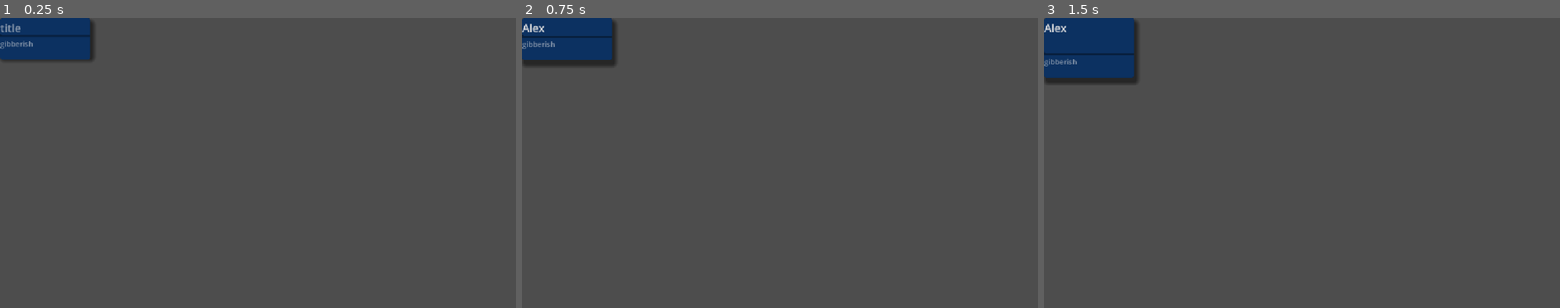
Above: before the commit, frames 1-3 (left to right).
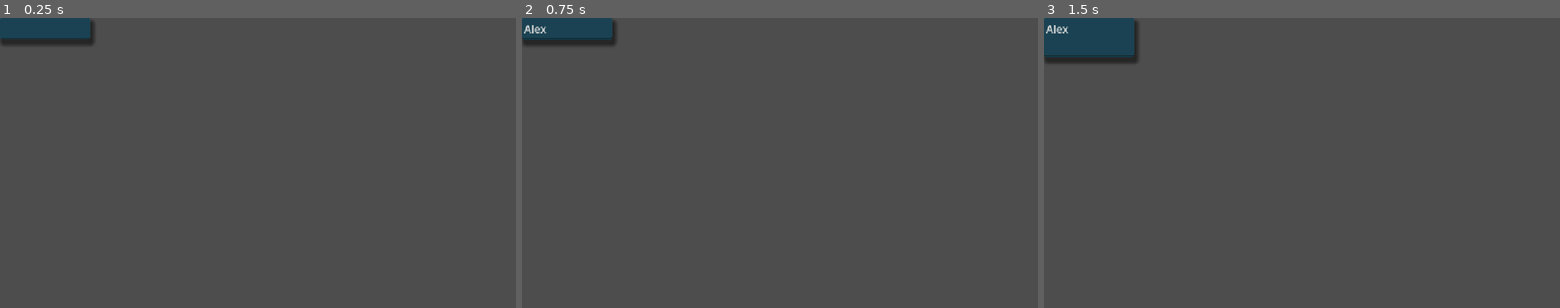
Above: after the commit, the same moments.

Repository: Toasterhog/Nodeweb
Game: Godot game, scene res://papperthings/box/box.tscn
The game is run twice, just before and just after one commit, with the same random seed, the same clock (stepped at 60 frames per second) and the same inputs. This scene is started directly instead of the project's main scene.
Inputs (mouse positions are in pixels of both pictures, inside the frame that each line leads up to):
- Up to frame 1 (0.25 s): no input
- Up to frame 2 (0.75 s): click (568, 26) at 0.52 s; type "Alex" at 0.6 s
- Up to frame 3 (1.5 s): tap Enter at 1.25 s; drag from (1090, 38) to (1353, 99) at 1.27 s

The runs differ from the first frame. In frame 1, 1.6% of the frame differs, in the area x 0-19%, y 0-15%; in frame 2, 1.9%, in the area x 0-19%, y 0-17%; in frame 3, 1.9%.
Error in both runs: Cannot call method 'get_children' on a null value. (res://papperthings/box/box.gd:158)

Commit message:
simpel box appearance
moodified last commi
no colorpicker button
no default text
same lagic

Diff:
--- a/papperthings/box/LineEdit.tres
+++ /dev/null
@@ -1,8 +0,0 @@
-[gd_resource type="StyleBoxFlat" format=3 uid="uid://bpgb76j1gytm4"]
-
-[resource]
-bg_color = Color(0.0494, 0.19266, 0.38, 1)
-border_color = Color(0.0923, 0.35997, 0.71, 1)
-corner_radius_top_left = 5
-corner_radius_top_right = 5
-corner_radius_bottom_left = 5
--- a/papperthings/box/TextEdit.tres
+++ /dev/null
@@ -1,7 +0,0 @@
-[gd_resource type="StyleBoxFlat" format=3 uid="uid://dy5xcm4jxhkpt"]
-
-[resource]
-bg_color = Color(0.0494, 0.19266, 0.38, 1)
-border_color = Color(0.0923, 0.35997, 0.71, 1)
-corner_radius_bottom_right = 5
-corner_radius_bottom_left = 5
--- a/papperthings/box/box.gd
+++ b/papperthings/box/box.gd
@@ -187,4 +187,4 @@
 	IdManager.release_id(id)
 
 func set_color(color : Color):
-	self_modulate = color #chjange this
+	self_modulate = color
--- a/papperthings/box/box.tscn
+++ b/papperthings/box/box.tscn
@@ -1,13 +1,11 @@
-[gd_scene load_steps=8 format=3 uid="uid://wfnqhd3r5fxx"]
+[gd_scene load_steps=6 format=3 uid="uid://wfnqhd3r5fxx"]
 
 [ext_resource type="Script" uid="uid://7gx01op71qhq" path="res://papperthings/box/box.gd" id="1_p41sv"]
-[ext_resource type="Theme" uid="uid://bja0qgixv3n7q" path="res://papperthings/box/box_theme.tres" id="2_hwf1r"]
-[ext_resource type="StyleBox" uid="uid://dy5xcm4jxhkpt" path="res://papperthings/box/TextEdit.tres" id="3_hwf1r"]
 
 [sub_resource type="StyleBoxFlat" id="StyleBoxFlat_wcjw6"]
 bg_color = Color(1, 1, 1, 1)
-corner_radius_top_left = 5
-corner_radius_top_right = 5
+corner_radius_top_left = 3
+corner_radius_top_right = 3
 corner_radius_bottom_right = 5
 corner_radius_bottom_left = 5
 shadow_color = Color(0, 0, 0, 0.501961)
@@ -21,10 +19,10 @@
 [sub_resource type="StyleBoxEmpty" id="StyleBoxEmpty_wcjw6"]
 
 [node name="base" type="Panel"]
-self_modulate = Color(0.0299, 0.11661, 0.23, 1)
+self_modulate = Color(0.109573, 0.49969, 0.652344, 1)
 custom_minimum_size = Vector2(200, 46)
 offset_right = 200.0
-offset_bottom = 93.0
+offset_bottom = 46.0
 focus_mode = 2
 theme_override_styles/panel = SubResource("StyleBoxFlat_wcjw6")
 script = ExtResource("1_p41sv")
@@ -42,7 +40,7 @@
 custom_minimum_size = Vector2(200, 0)
 layout_mode = 1
 offset_right = 200.0
-offset_bottom = 38.0
+offset_bottom = 100.0
 mouse_filter = 2
 
 [node name="LineEdit" type="TextEdit" parent="VBoxContainer"]
@@ -52,10 +50,8 @@
 size_flags_horizontal = 3
 focus_neighbor_bottom = NodePath("../TextEdit")
 mouse_filter = 1
-theme = ExtResource("2_hwf1r")
 theme_override_font_sizes/font_size = 24
 theme_override_styles/focus = SubResource("StyleBoxEmpty_ryaet")
-placeholder_text = "title"
 context_menu_enabled = false
 emoji_menu_enabled = false
 wrap_mode = 1
@@ -64,14 +60,13 @@
 caret_blink = true
 
 [node name="TextEdit" type="TextEdit" parent="VBoxContainer"]
+visible = false
 clip_contents = false
 custom_minimum_size = Vector2(0, 50)
 layout_mode = 2
 focus_neighbor_top = NodePath("../LineEdit")
 mouse_filter = 1
-theme_override_styles/normal = ExtResource("3_hwf1r")
 theme_override_styles/focus = SubResource("StyleBoxEmpty_wcjw6")
-placeholder_text = "gibberish"
 context_menu_enabled = false
 scroll_fit_content_height = true
 scroll_fit_content_width = true
--- a/papperthings/box/box_theme.tres
+++ /dev/null
@@ -1,9 +0,0 @@
-[gd_resource type="Theme" load_steps=3 format=3 uid="uid://bja0qgixv3n7q"]
-
-[ext_resource type="StyleBox" uid="uid://bpgb76j1gytm4" path="res://papperthings/box/LineEdit.tres" id="1_nl7eb"]
-
-[sub_resource type="StyleBoxEmpty" id="StyleBoxEmpty_jnfxe"]
-
-[resource]
-TextEdit/styles/focus = SubResource("StyleBoxEmpty_jnfxe")
-TextEdit/styles/normal = ExtResource("1_nl7eb")
--- a/state/tool_add_box.gd
+++ b/state/tool_add_box.gd
@@ -9,5 +9,4 @@
 				var box = preload("uid://wfnqhd3r5fxx").instantiate()
 				box.position = $"../../papper".get_global_mouse_position() - box.size/2
 				box.self_modulate = default_color
-				#box.get_node("VBoxContainer/HBoxContainer/ColorPickerButton").color = default_color
 				box_holder.add_child(box)
